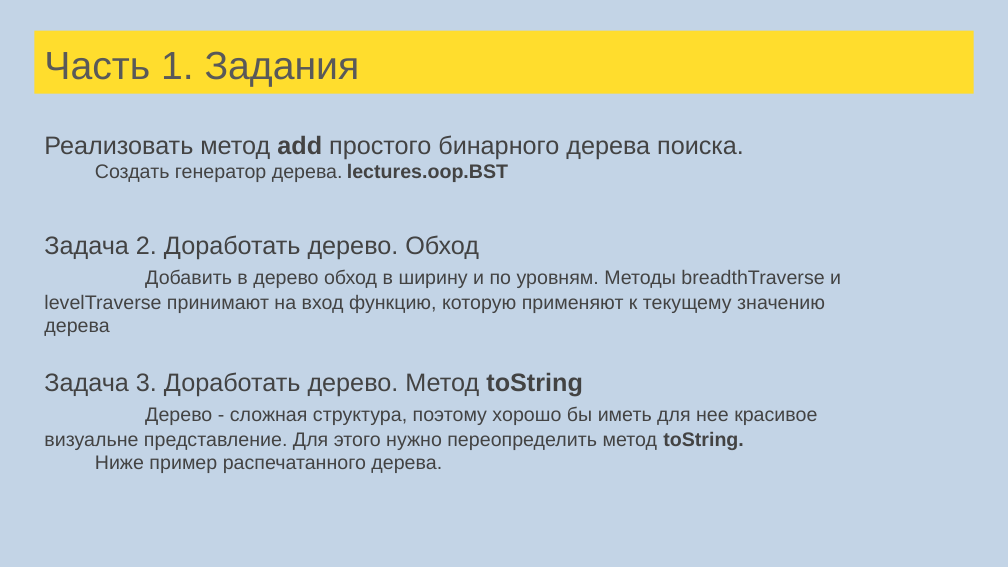
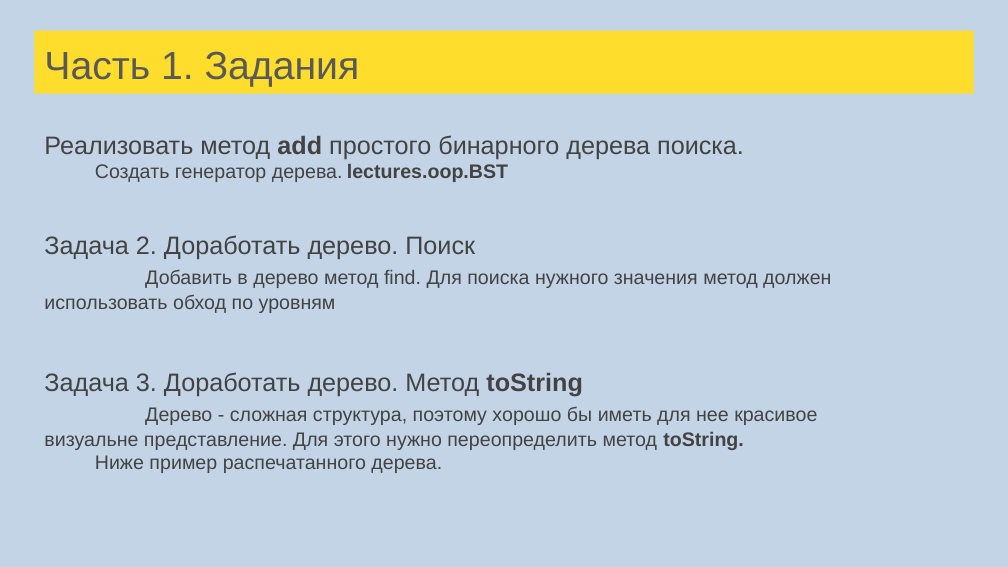
Before and after one commit to tralfamadore/ScalaLectures, a slide deck: slide 84 of src/main/resources/Лекции Scala для FinTech.pptx. Drawn at 1008x567 pixels with LibreOffice and Linux fonts; fonts in the diff are those of the drawing. Boxes give left, top, right and bottom in pixels: in the first picture for what was removed or moved away, otherwise in the second. Text is boxed around its words. In the diff, an @@ line names an element or a change of style, - is before the commit and + after.

```diff
--- a/src/main/resources/Лекции Scala для FinTech.pptx
+++ b/src/main/resources/Лекции Scala для FinTech.pptx
@@ text at bbox=[44, 235, 831, 313]: text changed @@
-Задача 2. Доработать дерево. Обход
-Добавить в дерево обход в ширину и по уровням. Методы breadthTraverse и levelTraverse принимают на вход функцию, которую применяют к текущему значению дерева
+Задача 2. Доработать дерево. Поиск
+Добавить в дерево метод find. Для поиска нужного значения метод должен использовать обход по уровням
```
Also in this commit, not shown: 1 other slide changed, 1 other file.
